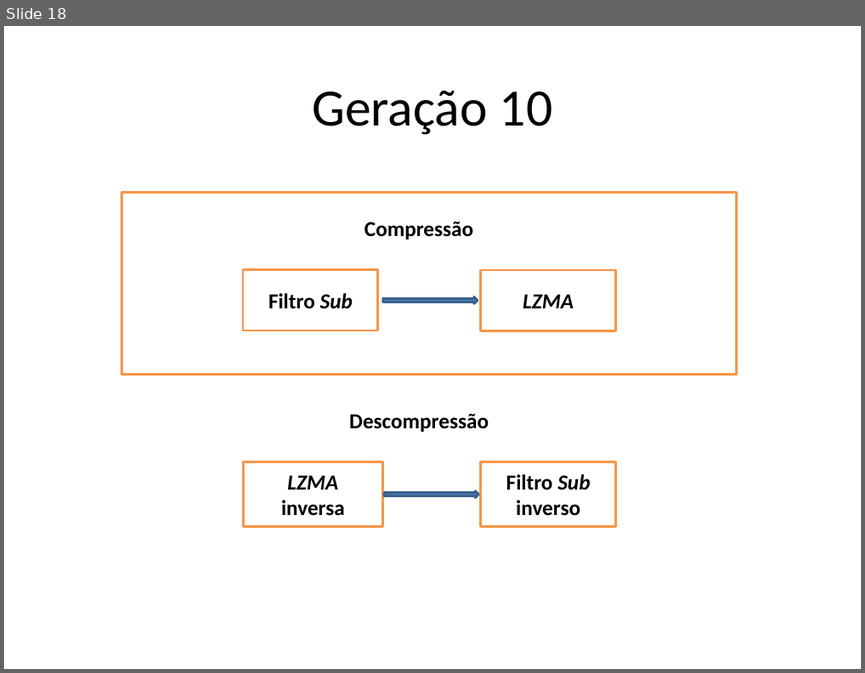
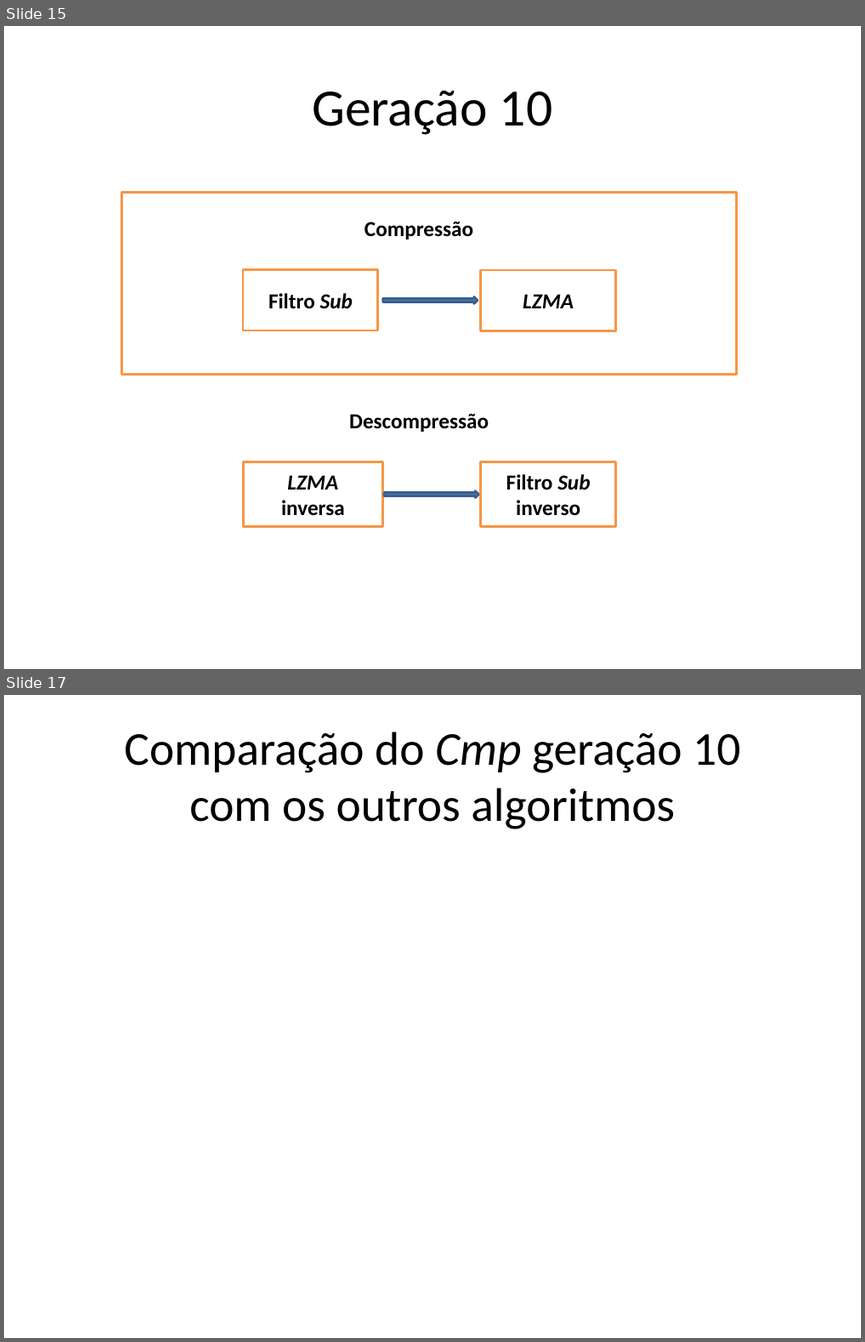
Before and after one commit to smartlord7/EntropicCompressor, a slide deck: research/report/Apresentação.pptx. Shown one above the other, each under a label of ours: slide 18 before the commit, slides 15 and 17 after it; the slides between them are not shown. The pictures are 865x673 and 865x1342 pixels, drawn with LibreOffice and Linux fonts; fonts in the diff are those of the drawing. Boxes give left, top, right and bottom in pixels: in the first picture for what was removed or moved away, otherwise in the second. Text is boxed around its words. In the diff, an @@ line names an element or a change of style, - is before the commit and + after.

```diff
--- a/research/report/Apresentação.pptx
+++ b/research/report/Apresentação.pptx
@@ slide 17 added at [4, 695, 861, 1338], background #FFFFFF @@
@@ title added at [124, 732, 740, 829], 39.6 pt, text #000000 @@
+Comparação do Cmp geração 10
+com os outros algoritmos
@@ what was slide 18 is now slide 15 @@
```
Also in this commit, not shown: 6 slides changed.
